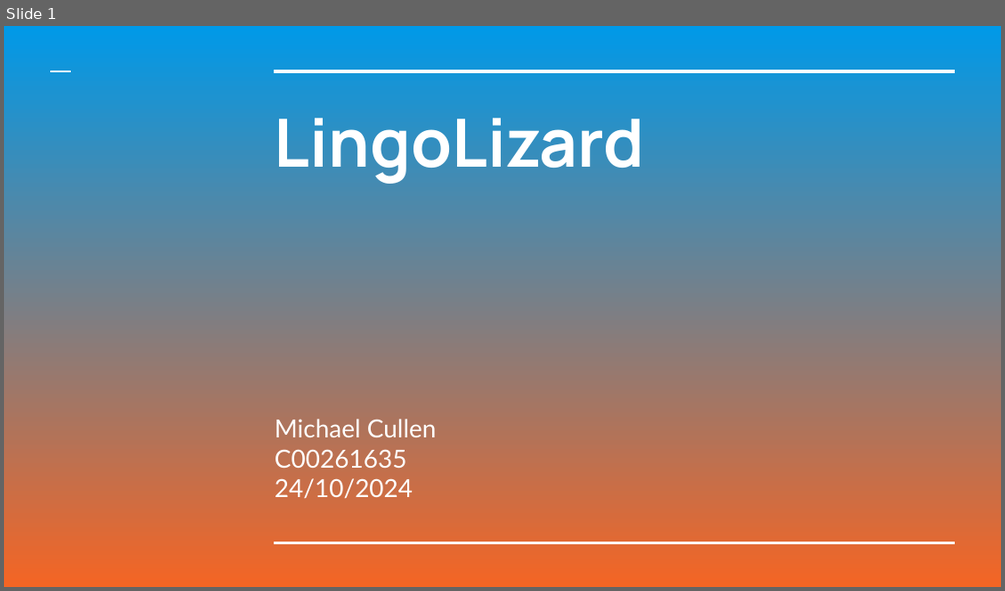
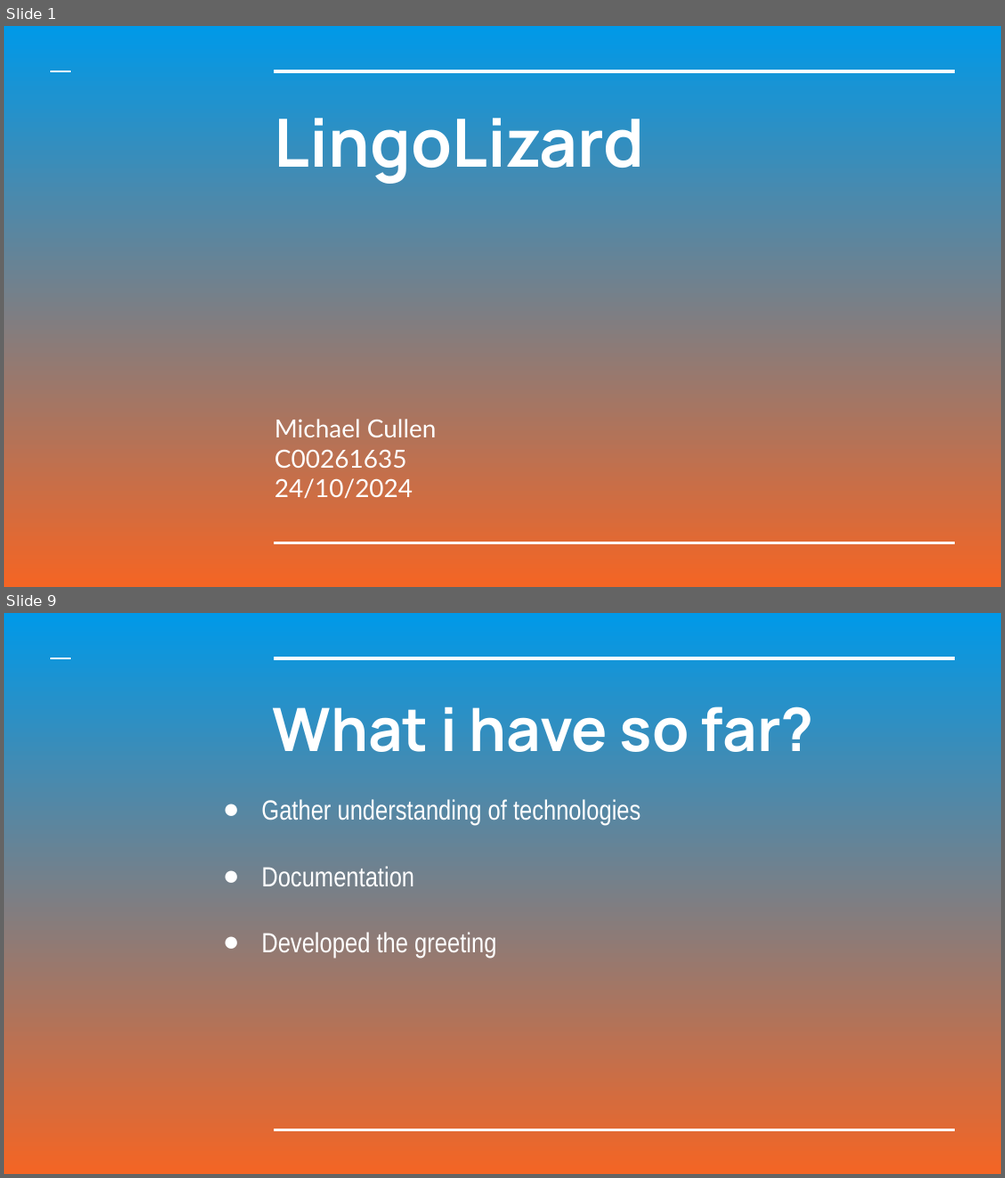
Before and after one commit to mjc136/4thYearProject, a slide deck: IterationZero/LingoLizard.pptx. Shown one above the other, each under a label of ours: slide 1 before the commit, slides 1 and 9 after it; the slides between them are not shown. The pictures are 1005x591 and 1005x1178 pixels, drawn with LibreOffice and Linux fonts; fonts in the diff are those of the drawing. Boxes give left, top, right and bottom in pixels: in the first picture for what was removed or moved away, otherwise in the second. Text is boxed around its words. In the diff, an @@ line names an element or a change of style, - is before the commit and + after.

```diff
--- a/IterationZero/LingoLizard.pptx
+++ b/IterationZero/LingoLizard.pptx
@@ slide 9 added at [4, 613, 1001, 1174], background gradient #0099E8 to #F46524; not listed: 3 template elements that a slide beside it also shows @@
@@ title added at [273, 706, 814, 752], 43.2 pt, text #FFFFFF, bold @@
+What i have so far?
@@ subtitle added at [261, 799, 640, 957], 20 pt, text #FFFFFF @@
+● Gather understanding of technologies
+● Documentation
+● Developed the greeting
```
Also in this commit, not shown: 7 slides changed, 4 other slides added, 1 slide removed, 2 other files.
